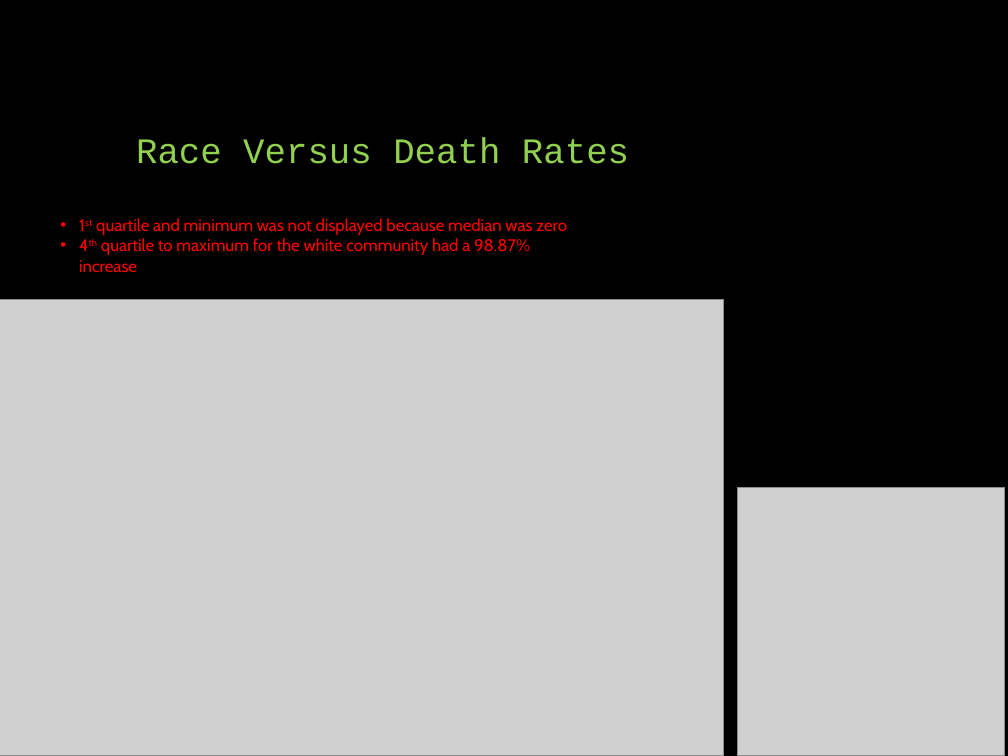
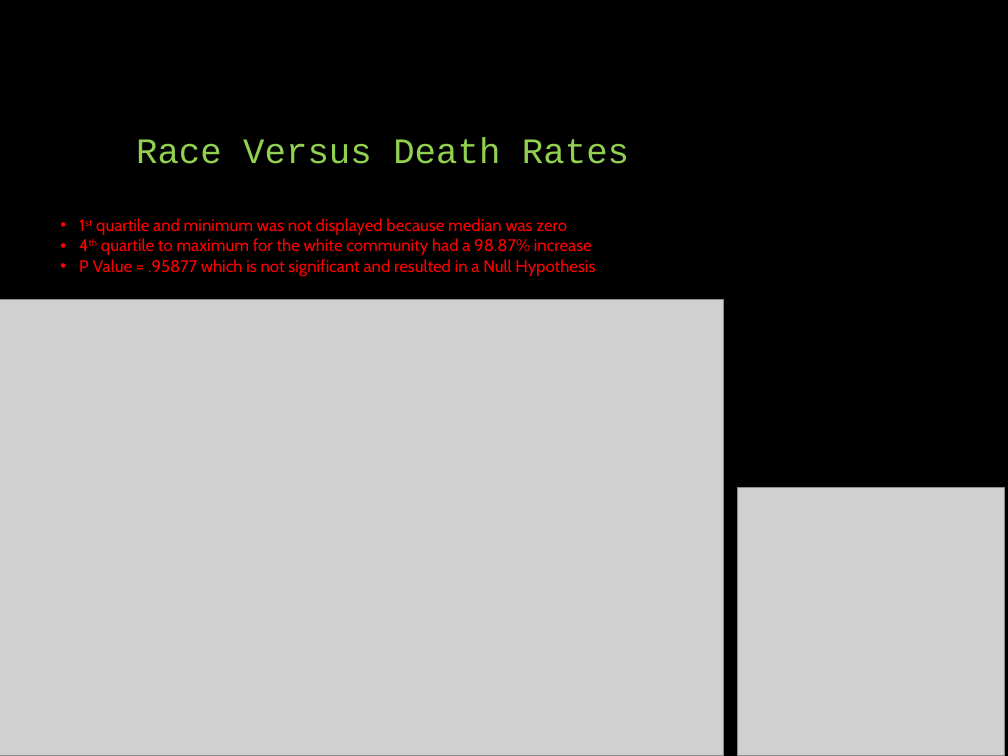
Before and after one commit to davidjaimes/pain-pills-in-the-usa, a slide deck: slide 7 of Prescription Pain Pills.pptx. Drawn at 1008x756 pixels with LibreOffice and Linux fonts; fonts in the diff are those of the drawing; grey boxes stand for pictures. Boxes give left, top, right and bottom in pixels: in the first picture for what was removed or moved away, otherwise in the second. Text is boxed around its words. In the diff, an @@ line names an element or a change of style, - is before the commit and + after.

Commit message:
Updated PPT

```diff
--- a/Prescription Pain Pills.pptx
+++ b/Prescription Pain Pills.pptx
@@ text at box(79, 259, 595, 276): paragraph added @@
+• P Value = .95877 which is not significant and resulted in a Null Hypothesis
```
Also in this commit, not shown: 1 slide added, 1 slide removed, 1 other file.
